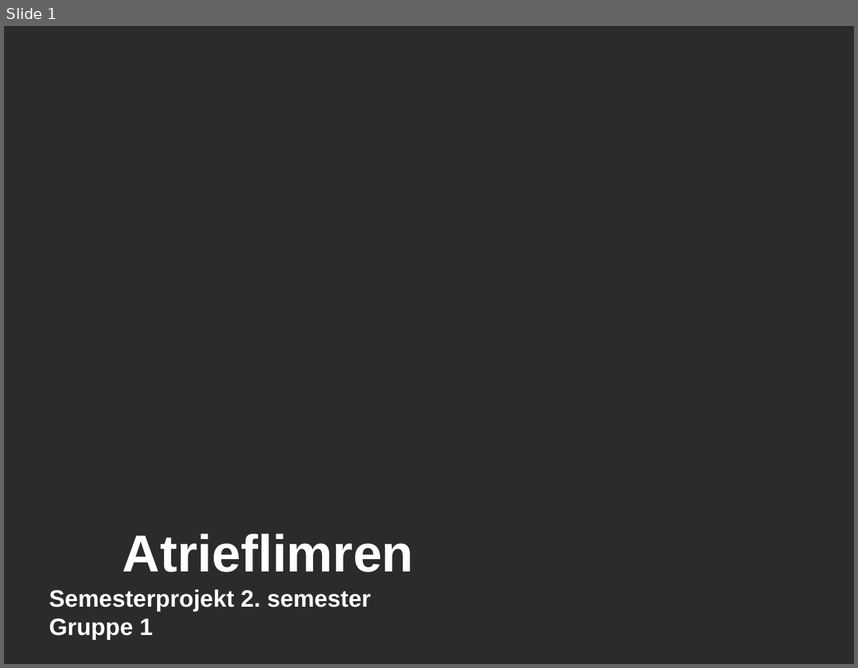
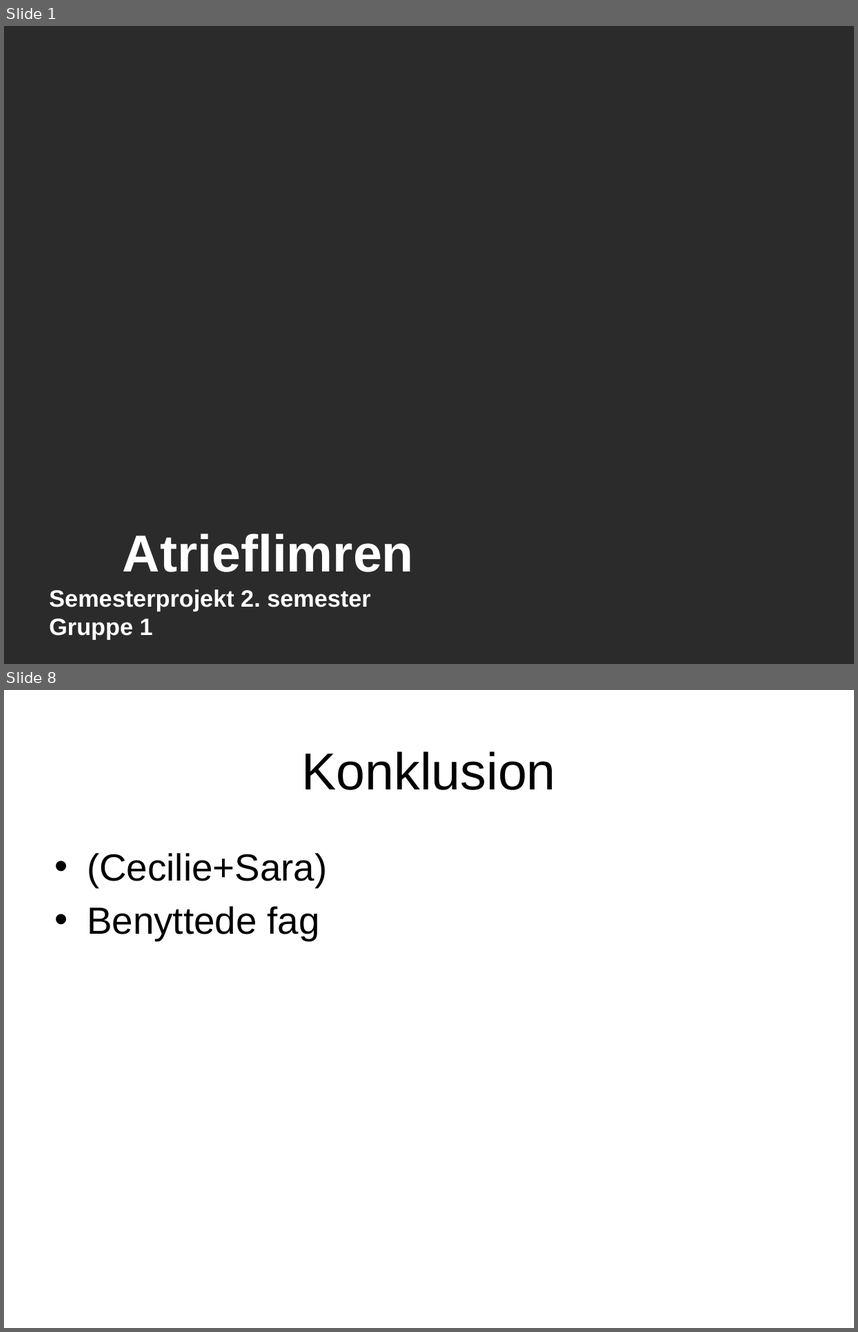
Before and after one commit to banasik/Semesterprojekt2, a slide deck: Fremlæggelse/2441.pptx. Shown one above the other, each under a label of ours: slide 1 before the commit, slides 1 and 8 after it; the slides between them are not shown. The pictures are 858x668 and 858x1332 pixels, drawn with LibreOffice and Linux fonts; fonts in the diff are those of the drawing; background and template pictures are left out; a plain dark background stands for a picture behind light text. Boxes give left, top, right and bottom in pixels: in the first picture for what was removed or moved away, otherwise in the second. Text is boxed around its words. In the diff, an @@ line names an element or a change of style, - is before the commit and + after.

```diff
--- a/Fremlæggelse/2441.pptx
+++ b/Fremlæggelse/2441.pptx
@@ slide 8 added at (4,690,854,1328), background picture (left out) @@
@@ title added at (302,751,556,790), 44 pt, text #000000 @@
+Konklusion
@@ text added at (87,853,327,940), 32 pt, text #000000 @@
+• (Cecilie+Sara)
+• Benyttede fag
```
Also in this commit, not shown: 5 slides changed, 1 other slide added, 1 slide removed.
